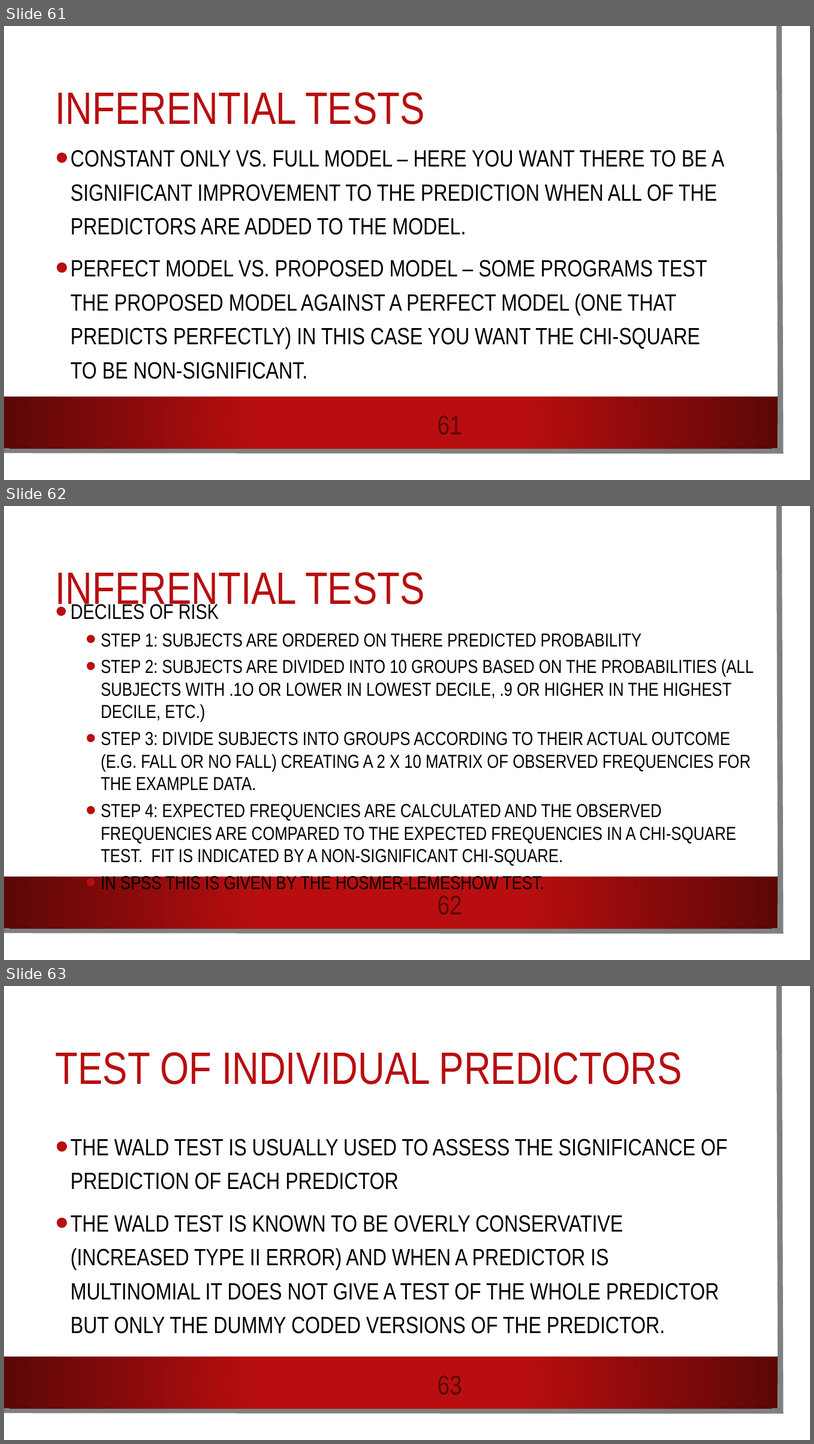
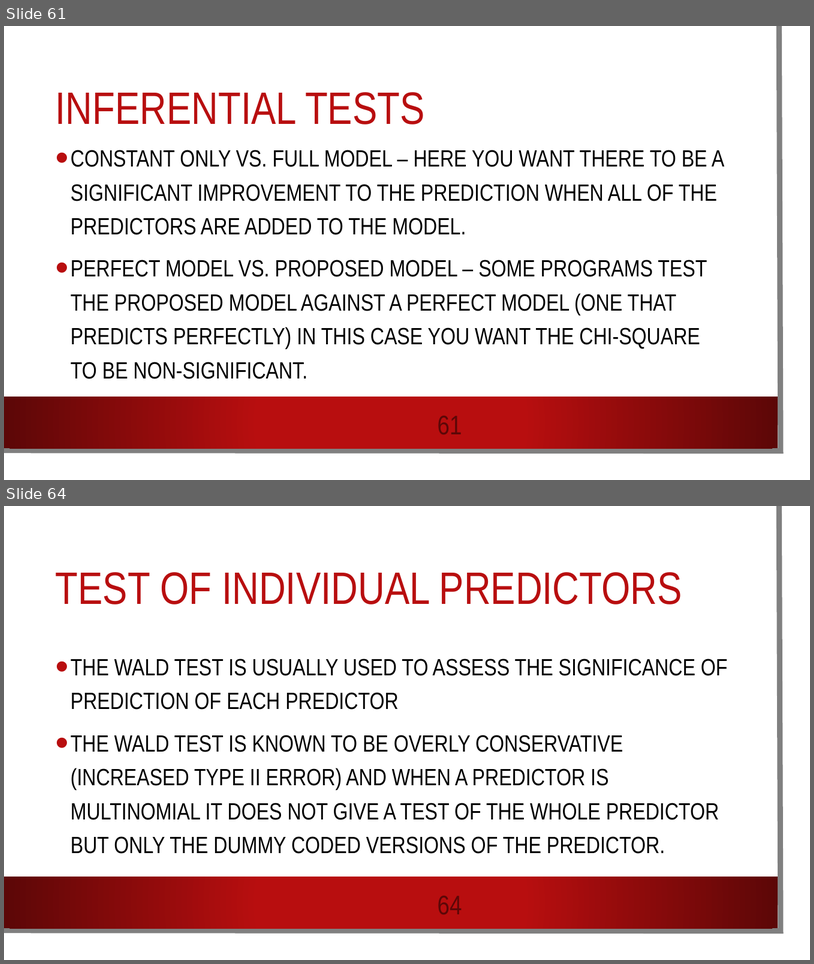
Before and after one commit to AndrewAinsworth/psy524, a slide deck: Slides/Psy524-11-Logistic Regression.pptx. Shown one above the other, each under a label of ours: slides 61, 62 and 63 before the commit, slides 61 and 64 after it; the slides between them are not shown. The pictures are 814x1444 and 814x964 pixels, drawn with LibreOffice and Linux fonts; fonts in the diff are those of the drawing; background and template pictures are left out. Boxes give left, top, right and bottom in pixels: in the first picture for what was removed or moved away, otherwise in the second. Text is boxed around its words. In the diff, an @@ line names an element or a change of style, - is before the commit and + after.

```diff
--- a/Slides/Psy524-11-Logistic Regression.pptx
+++ b/Slides/Psy524-11-Logistic Regression.pptx
@@ slide 62 removed at box(4, 506, 810, 960), background picture (left out); not listed: 3 template elements that a slide beside it also shows @@
@@ title removed at box(56, 572, 425, 613) @@
-INFERENTIAL TESTS
@@ text removed at box(71, 602, 754, 889) @@
-• DECILES OF RISK
-  • STEP 1: SUBJECTS ARE ORDERED ON THERE PREDICTED PROBABILITY
-  • STEP 2: SUBJECTS ARE DIVIDED INTO 10 GROUPS BASED ON THE PROBABILITIES (ALL SUBJECTS WITH .1O OR LOWER IN LOWEST DECILE, .9 OR HIGHER IN THE HIGHEST DECILE, ETC.)
-  • STEP 3: DIVIDE SUBJECTS INTO GROUPS ACCORDING TO THEIR ACTUAL OUTCOME (E.G. FALL OR NO FALL) CREATING A 2 X 10 MATRIX OF OBSERVED FREQUENCIES FOR THE EXAMPLE DATA.
-  • STEP 4: EXPECTED FREQUENCIES ARE CALCULATED AND THE OBSERVED FREQUENCIES ARE COMPARED TO THE EXPECTED FREQUENCIES IN A CHI-SQUARE TEST. FIT IS INDICATED BY A NON-SIGNIFICANT CHI-SQUARE.
-  • IN SPSS THIS IS GIVEN BY THE HOSMER-LEMESHOW TEST.
@@ page number removed at box(420, 887, 480, 921) @@
-62
@@ what was slide 63 is now slide 64 @@
@@ page number at box(420, 887, 480, 921): text changed @@
-63
+64
```
Also in this commit, not shown: 1 slide changed, 2 slides added.
